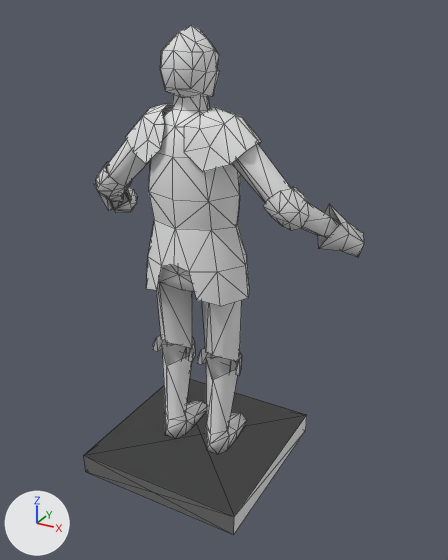
The glTF model entities/enemies/living_armor/mesh/living_armor_01_sk.glb, before and after one commit.
Both versions are drawn from a 50 mm lens placed at (1.324, -2.164, 2.048), pointed at (0.112, 0.039, 0.947). Lighting does not change. The marker at lower left points along +X, +Y and +Z. The older version comes first. Mesh edges are drawn as thin lines. Vertices at exactly the same position are counted once.

In view in the first picture: 'living_armor_mesh.001'.
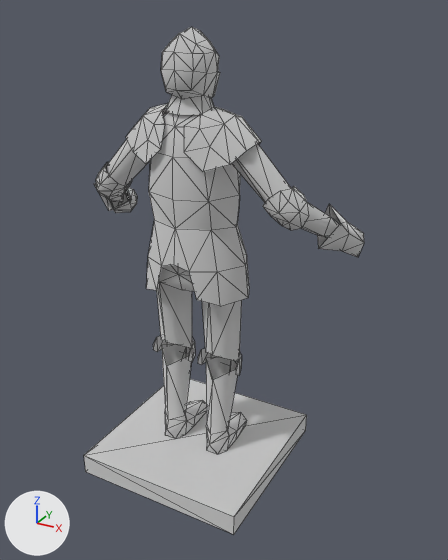
Where the change shows, as pixel boxes [x1, y1, x2, y2] in the pictures (448 x 560 px; the box of a moved part takes in the faces that stretch with it):
'living_armor_mesh.001', surface changed, reshaped: before [84, 25, 364, 534]; after [84, 27, 364, 534]
part 1 of me_living_armor_mesh_001, moved or reshaped: [96, 95, 309, 231] in both
part 2 of me_living_armor_mesh_001, deleted: before [84, 379, 306, 534]

Edits to the bpy script that builds the scene:
```text
Change mat_living_armor_material_001:
    where n0 = _N.new('ShaderNodeBsdfPrincipled'); n0.name = 'Principled BSDF'
    add n0.inputs[2].default_value = 1.0  # 'Roughness'
    add n0.inputs[1].default_value = 1.0  # 'Metallic'
Change me_living_armor_mesh_001:
    used by ob_living_armor_mesh_001; location = (0.0, 0.0, 0.0)
    verts and faces of me_living_armor_mesh_001; kept vertices keep their numbers, new ones are numbered from 405
    before: 215 (-0.4, -0.4, 0.0) at pixel (85, 471), 216 (-0.4, -0.4, 0.1) at pixel (83, 455), 217 (-0.4, 0.4, 0.0), 218 (-0.4, 0.4, 0.1), 219 (0.4, -0.4, 0.0) at pixel (233, 534)
    before: 220 (0.4, -0.4, 0.1) at pixel (234, 516), 221 (0.4, 0.4, 0.0) at pixel (305, 430), 222 (0.4, 0.4, 0.1) at pixel (306, 414)
    remove me_living_armor_mesh_001.from_pydata(...)  # 405 vertices, 616 faces; spans x -0.66..0.66, y -0.4..0.4, z 0.0..1.99
    add me_living_armor_mesh_001.from_pydata(...)  # 413 vertices, 608 faces; spans x -0.66..0.66, y -0.4..0.4, z 0.0..1.98
    me_living_armor_mesh_001 part 1
    72 faces are deleted
    8 vertices are added at x -0.09..0.09, y -0.13..0.09, z 1.66..1.67
    72 new faces join them
    me_living_armor_mesh_001 part 2
    add delete_faces([(215, 219, 220), (215, 220, 216), (215, 221, 219), (215, 217, 221), (217, 222, 221), (217, 218, 222)])
    add delete_faces([(216, 220, 218), (218, 220, 222)])
```
